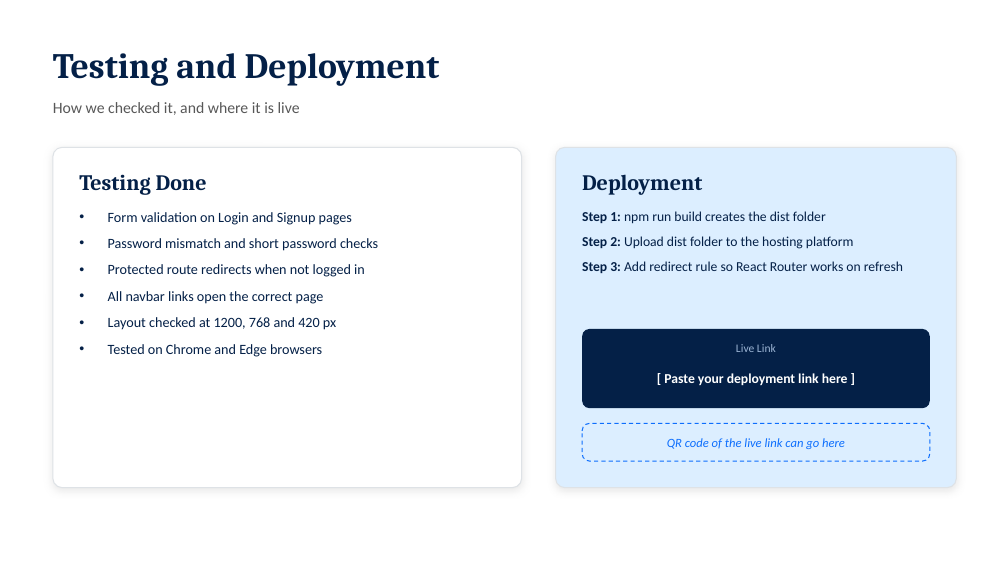
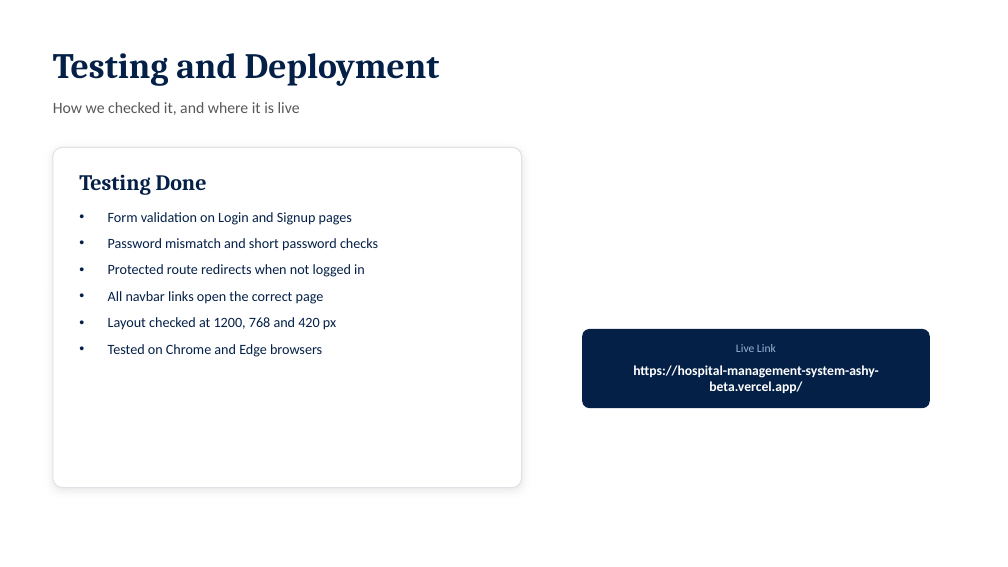
Before and after one commit to mani9kanta3/hospital-management-system, a slide deck: slide 13 of MediCare_HMS_Review.pptx (slide 14 before the commit). Drawn at 1008x567 pixels with LibreOffice and Linux fonts; fonts in the diff are those of the drawing. Boxes give left, top, right and bottom in pixels: in the first picture for what was removed or moved away, otherwise in the second. Text is boxed around its words. In the diff, an @@ line names an element or a change of style, - is before the commit and + after.

```diff
--- a/MediCare_HMS_Review.pptx
+++ b/MediCare_HMS_Review.pptx
@@ rounded rectangle removed at (556,147,957,488) @@
@@ text removed at (582,174,702,195) @@
-Deployment
@@ text removed at (582,211,903,273) @@
-Step 1: npm run build creates the dist folder
-Step 2: Upload dist folder to the hosting platform
-Step 3: Add redirect rule so React Router works on refresh
@@ text at (633,365,879,393): text changed @@
-[ Paste your deployment link here ]
+https://hospital-management-system-ashy-beta.vercel.app/
@@ rounded rectangle removed at (582,423,930,461) @@
@@ text removed at (667,438,845,449) @@
-QR code of the live link can go here
```
Also in this commit, not shown: 11 other slides changed, 1 slide removed, 6 other files.
